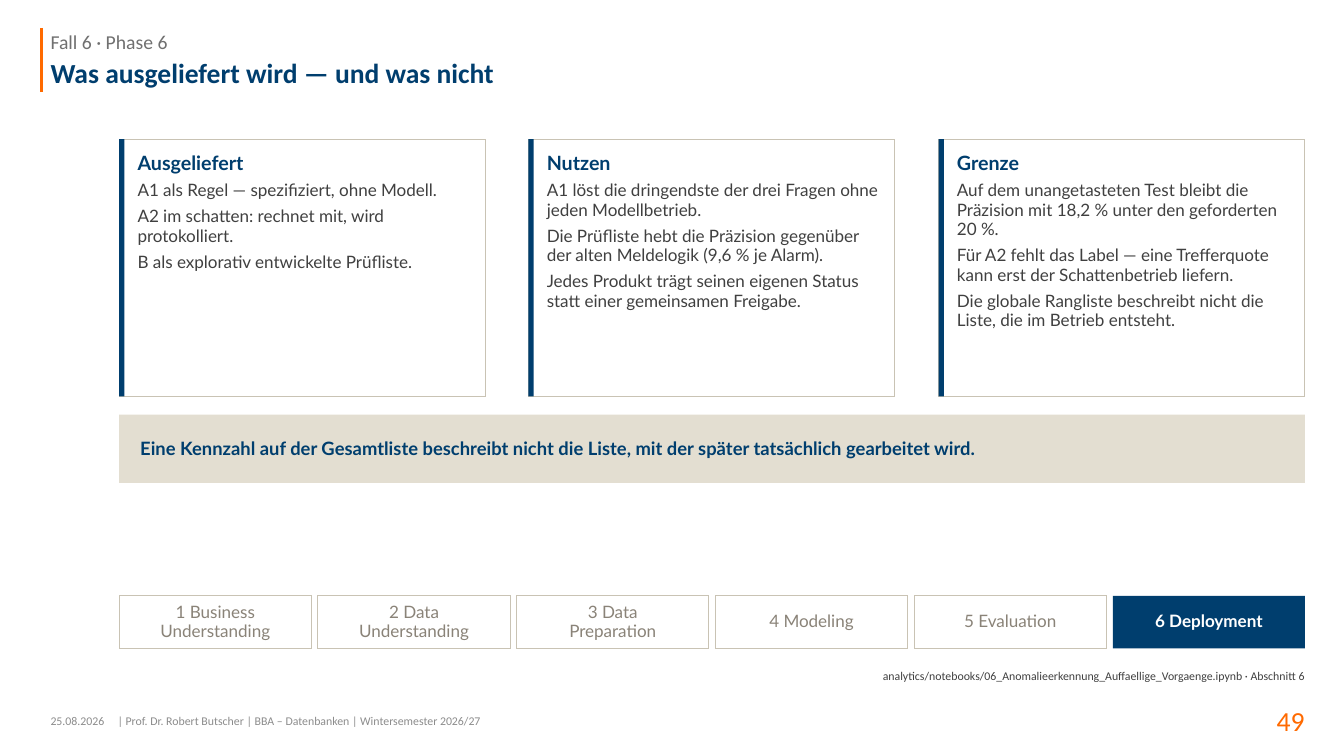
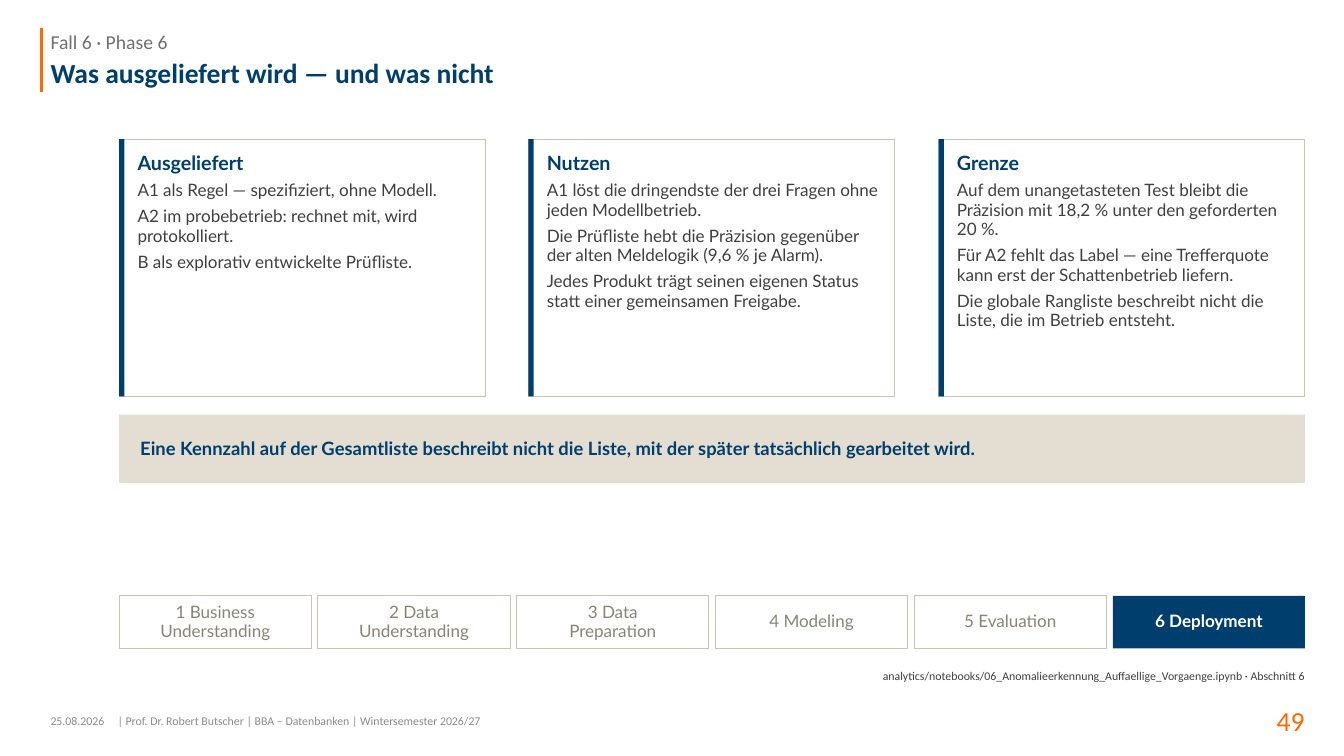
Before and after one commit to swrobuts/velocity-fallstudie, a slide deck: slide 49 of slides/velocity-crispdm.pptx. Drawn at 1344x756 pixels with LibreOffice and Linux fonts; fonts in the diff are those of the drawing. Boxes give left, top, right and bottom in pixels: in the first picture for what was removed or moved away, otherwise in the second. Text is boxed around its words. In the diff, an @@ line names an element or a change of style, - is before the commit and + after.

```diff
--- a/slides/velocity-crispdm.pptx
+++ b/slides/velocity-crispdm.pptx
@@ text at (x1=138, y1=209, x2=418, y2=245): text changed @@
-A2 im schatten: rechnet mit, wird protokolliert.
+A2 im probebetrieb: rechnet mit, wird protokolliert.
```
Also in this commit, not shown: 2 other slides changed, 1 slide added, 17 other files.
